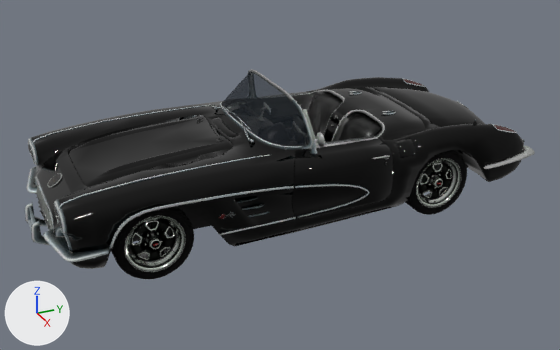
An edit to the glTF model assets/cars/c-1962.glb, drawn before and after from the same camera.
The view is the same before and after, from a 50 mm camera at (334.0, -166.0, 185.0) aimed at (4.0, -17.0, 20.0). The axes (+X, +Y, +Z) are drawn at lower left. The lights are the same throughout. The older version comes first. Where no turn or scale is listed for an object, it has been applied to the vertices.
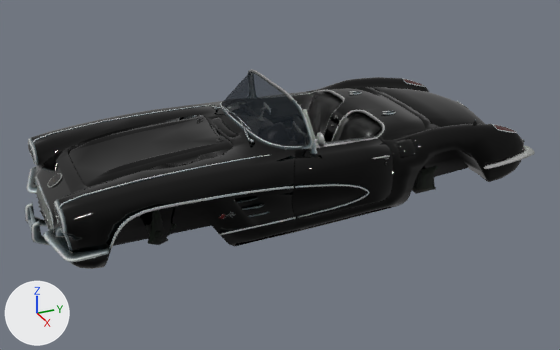
The change, as a diff of the scene's bpy script:
```diff
--- a/assets/cars/c-1962.glb.py
+++ b/assets/cars/c-1962.glb.py
@@ ob_object_10 @@
-ob_object_10 = bpy.data.objects.new('Object_10', me_object_8)
-ob_object_10.location = (0.0, 0.0, 0.0)
@@ ob_object_8 @@
-ob_object_8 = bpy.data.objects.new('Object_8', me_object_6)
-ob_object_8.location = (0.0, 0.0, 0.0)
```

Where the change shows, as pixel boxes (x1, y1, x2, y2) in the pictures (560 x 350 px):
'Object_10', deleted: before (125, 158, 461, 272)
'Object_8', deleted: before (111, 150, 467, 279)
'Object_9', unchanged, uncovered by the edit: before (147, 166, 438, 236); after (146, 166, 438, 245)
